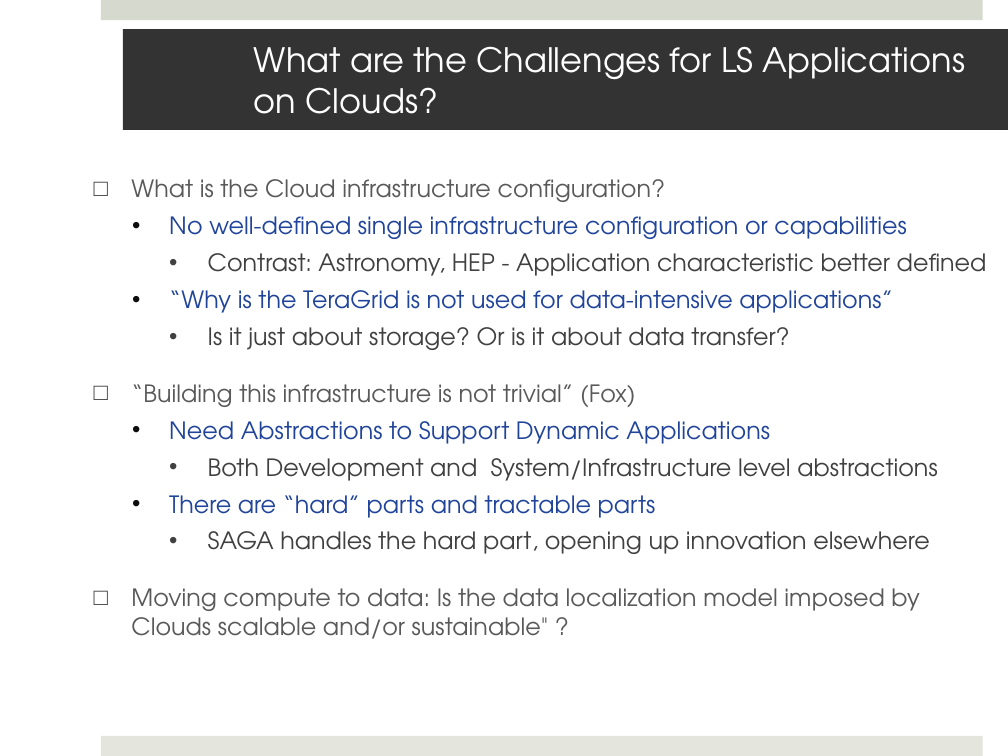
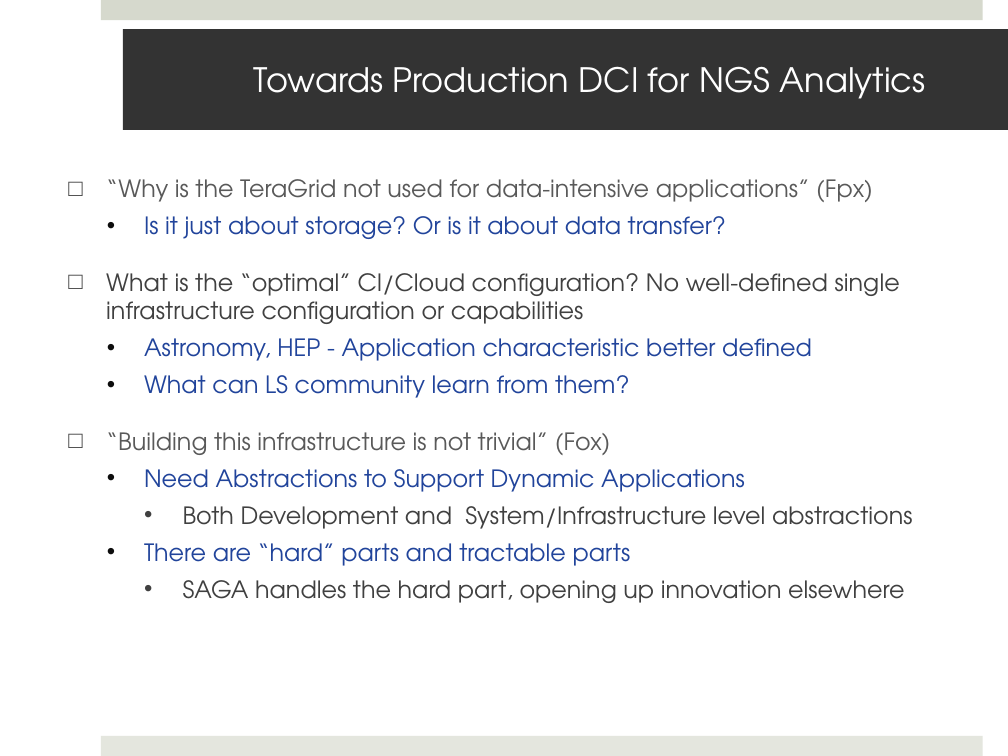
Before and after one commit to saga-project/saga-cpp-legacy-projects, a slide deck: slide 16 of saga-talks/ecmls11-dare.pptx (slide 19 before the commit). Drawn at 1008x756 pixels with LibreOffice and Linux fonts; fonts in the diff are those of the drawing; background and template pictures are left out. Boxes give left, top, right and bottom in pixels: in the first picture for what was removed or moved away, otherwise in the second. Text is boxed around its words. In the diff, an @@ line names an element or a change of style, - is before the commit and + after.

```diff
--- a/saga-talks/ecmls11-dare.pptx
+++ b/saga-talks/ecmls11-dare.pptx
@@ title at box(254, 66, 926, 99): text changed @@
-What are the Challenges for LS Applications on Clouds?
+Towards Production DCI for NGS Analytics
@@ text "“Why is the TeraGrid not ...": place and size @@
-text "“Why is the TeraGrid not ..." at box(131, 179, 987, 639)
+text "“Why is the TeraGrid not ..." at box(106, 179, 913, 603)
@@ text at box(106, 179, 873, 202): text changed; text colour #21449B to #595959 @@
-□ What is the Cloud infrastructure configuration?
-  • No well-defined single infrastructure configuration or capabilities
-    • Contrast: Astronomy, HEP - Application characteristic better defined
-  • “Why is the TeraGrid is not used for data-intensive applications”
+□ “Why is the TeraGrid not used for data-intensive applications” (Fpx)
@@ text at box(144, 216, 726, 239): text colour #404040 to #21449B in "Is it just about storage? Or is ..."; list level 3 to 2 in "Is it just about storage? ..."; bullet colour #404040 to #0D0D0D @@
@@ text at box(106, 273, 900, 398): paragraphs added @@
+    □ What is the “optimal” CI/Cloud configuration? No well-defined single infrastructure configuration or capabilities
+  • Astronomy, HEP - Application characteristic better defined
+  • What can LS community learn from them?
@@ text at box(131, 588, 919, 639): paragraph removed @@
-□ Moving compute to data: Is the data localization model imposed by Clouds scalable and/or sustainable" ?
```
Also in this commit, not shown: 11 other slides changed, 2 slides added, 5 slides removed.
